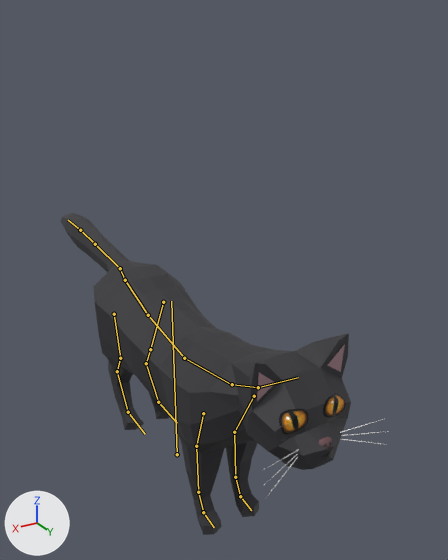
Before and after pictures for a commit that changed the FBX model Draho/Assets/_Draho/Art/Cat/Drahomil.fbx.
Before and after are seen from a 50 mm lens placed at (0.285, 0.6, 0.53), pointed at (-0.082, -0.012, 0.224). Arrows for +X, +Y and +Z are at lower left; the lights stay in place. The picture after the commit comes second. The bones that change, and the others that lie on the model, are drawn over the model as lines.

In view in the first picture: 'DrahomilBody'.
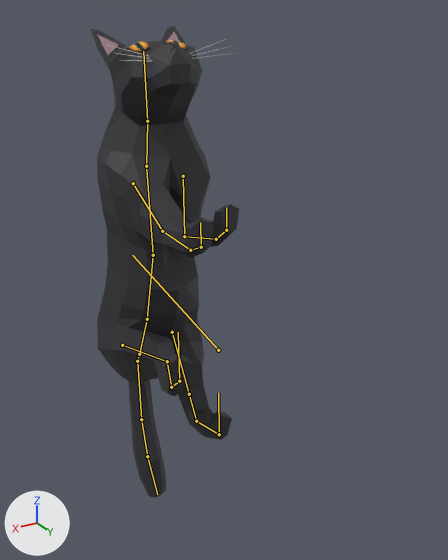
The newer file adds an action. The first version stands in its rest pose; the second is drawn at frame 11 of the action 'DrahomilRig|Climb'.

Boxes (x1, y1, x2, y2) around the edits, measured in the pictures (448 x 560 px):
'DrahomilBody', posed (55% narrower, 46% taller)
    before: (61, 213, 388, 535)
    after: (91, 26, 239, 497)
bone 'Root', root to tip
    before: (177, 454) to (171, 301)
    after: (218, 350) to (132, 255)
bone 'Chest', root to tip
    before: (184, 358) to (230, 384)
    after: (153, 255) to (146, 168)
bone 'Neck', root to tip
    before: (232, 384) to (258, 387)
    after: (146, 166) to (147, 121)
bone 'UpperArm.R', root to tip
    before: (203, 413) to (196, 446)
    after: (133, 183) to (162, 231)
bone 'Forearm.R', root to tip
    before: (196, 446) to (198, 492)
    after: (162, 231) to (190, 250)
bone 'Fingers.R', root to tip
    before: (203, 512) to (214, 527)
    after: (201, 247) to (200, 222)
bone 'UpperArm.L', root to tip
    before: (254, 396) to (234, 432)
    after: (183, 176) to (184, 236)
bone 'Forearm.L', root to tip
    before: (234, 432) to (235, 477)
    after: (184, 236) to (216, 239)
bone 'Fingers.L', root to tip
    before: (240, 496) to (251, 510)
    after: (226, 230) to (226, 207)
bone 'Thigh.L', root to tip
    before: (163, 302) to (150, 349)
    after: (172, 332) to (189, 394)
bone 'Shin.L', root to tip
    before: (150, 349) to (146, 363)
    after: (189, 394) to (196, 421)
bone 'Toe.L', root to tip
    before: (158, 402) to (177, 423)
    after: (219, 434) to (218, 393)
bone 'Tail1', root to tip
    before: (125, 280) to (120, 268)
    after: (139, 354) to (137, 361)
bone 'Tail2', root to tip
    before: (120, 268) to (95, 244)
    after: (137, 361) to (141, 419)
bone 'Tail3', root to tip
    before: (95, 244) to (80, 230)
    after: (141, 419) to (147, 456)
bone 'Tail4', root to tip
    before: (80, 230) to (68, 220)
    after: (147, 456) to (157, 494)
bone 'Thigh.R', root to tip
    before: (114, 314) to (120, 358)
    after: (122, 345) to (167, 361)
bone 'Shin.R', root to tip
    before: (120, 358) to (117, 371)
    after: (167, 361) to (171, 387)
bone 'Toe.R', root to tip
    before: (128, 412) to (145, 434)
    after: (179, 381) to (178, 332)

The change, as a list of edits to the scene's bpy script:
```text
Change bone_root:
    where bone_root = bpy.data.objects['DrahomilRig'].pose.bones['Root']
    bone_root.location: (0.0, 0.0, 0.0) -> (0.108, 0.209, 0.0)
    bone_root.rotation_quaternion: (1.0, 0.0, 0.0, 0.0) -> (0.758, 0.0, 0.0, 0.652)  # degrees (0, 0, 0) -> degrees (0, 0, 81)
Change bone_chest:
    where bone_chest = bpy.data.objects['DrahomilRig'].pose.bones['Chest']  # child of 'Spine'
    bone_chest.rotation_quaternion: (1.0, 0.0, 0.0, 0.0) -> (1.0, 0.0, 0.021, -0.001)  # degrees (0, 0, 0) -> degrees (0, 2, 0)
Change bone_neck:
    where bone_neck = bpy.data.objects['DrahomilRig'].pose.bones['Neck']  # child of 'Chest'
    bone_neck.rotation_quaternion: (1.0, 0.0, 0.0, 0.0) -> (0.969, -0.247, -0.003, -0.01)  # degrees (0, 0, 0) -> degrees (-29, -1, -1)
Change bone_upperarm_r:
    where bone_upperarm_r = bpy.data.objects['DrahomilRig'].pose.bones['UpperArm.R']  # child of 'Chest'
    bone_upperarm_r.rotation_quaternion: (1.0, 0.0, 0.0, 0.0) -> (1.0, -0.011, 0.004, -0.014)  # degrees (0, 0, 0) -> degrees (-1, 0, -2)
Change bone_forearm_r:
    where bone_forearm_r = bpy.data.objects['DrahomilRig'].pose.bones['Forearm.R']  # child of 'UpperArm.R'
    bone_forearm_r.rotation_quaternion: (1.0, 0.0, 0.0, 0.0) -> (0.998, 0.06, 0.0, -0.019)  # degrees (0, 0, 0) -> degrees (7, 0, -2)
Change bone_fingers_r:
    where bone_fingers_r = bpy.data.objects['DrahomilRig'].pose.bones['Fingers.R']  # child of 'Hand.R'
    bone_fingers_r.rotation_quaternion: (1.0, 0.0, 0.0, 0.0) -> (0.997, 0.077, 0.0, -0.004)  # degrees (0, 0, 0) -> degrees (9, 0, -1)
Change bone_upperarm_l:
    where bone_upperarm_l = bpy.data.objects['DrahomilRig'].pose.bones['UpperArm.L']  # child of 'Chest'
    bone_upperarm_l.rotation_quaternion: (1.0, 0.0, 0.0, 0.0) -> (0.951, -0.305, 0.005, -0.052)  # degrees (0, 0, 0) -> degrees (-35, -1, -6)
Change bone_forearm_l:
    where bone_forearm_l = bpy.data.objects['DrahomilRig'].pose.bones['Forearm.L']  # child of 'UpperArm.L'
    bone_forearm_l.rotation_quaternion: (1.0, 0.0, 0.0, 0.0) -> (0.883, 0.46, -0.002, 0.091)  # degrees (0, 0, 0) -> degrees (55, -5, 9)
Change bone_fingers_l:
    where bone_fingers_l = bpy.data.objects['DrahomilRig'].pose.bones['Fingers.L']  # child of 'Hand.L'
    bone_fingers_l.rotation_quaternion: (1.0, 0.0, 0.0, 0.0) -> (0.999, -0.049, 0.0, -0.009)  # degrees (0, 0, 0) -> degrees (-6, 0, -1)
Change bone_thigh_l:
    where bone_thigh_l = bpy.data.objects['DrahomilRig'].pose.bones['Thigh.L']  # child of 'Root'
    bone_thigh_l.rotation_quaternion: (1.0, 0.0, 0.0, 0.0) -> (0.983, -0.024, -0.003, -0.181)  # degrees (0, 0, 0) -> degrees (-3, -1, -21)
Change bone_shin_l:
    where bone_shin_l = bpy.data.objects['DrahomilRig'].pose.bones['Shin.L']  # child of 'Thigh.L'
    bone_shin_l.rotation_quaternion: (1.0, 0.0, 0.0, 0.0) -> (0.992, -0.109, -0.002, 0.069)  # degrees (0, 0, 0) -> degrees (-12, 1, 8)
Change bone_toe_l:
    where bone_toe_l = bpy.data.objects['DrahomilRig'].pose.bones['Toe.L']  # child of 'Foot.L'
    bone_toe_l.rotation_quaternion: (1.0, 0.0, 0.0, 0.0) -> (0.989, 0.144, 0.0, -0.026)  # degrees (0, 0, 0) -> degrees (17, 0, -3)
Change bone_tail1:
    where bone_tail1 = bpy.data.objects['DrahomilRig'].pose.bones['Tail1']  # child of 'Root'
    bone_tail1.rotation_quaternion: (1.0, 0.0, 0.0, 0.0) -> (0.998, -0.06, -0.002, 0.0)  # degrees (0, 0, 0) -> degrees (-7, 0, 0)
Change bone_tail2:
    where bone_tail2 = bpy.data.objects['DrahomilRig'].pose.bones['Tail2']  # child of 'Tail1'
    bone_tail2.rotation_quaternion: (1.0, 0.0, 0.0, 0.0) -> (0.997, -0.06, -0.042, 0.001)  # degrees (0, 0, 0) -> degrees (-7, -5, 0)
Change bone_tail3:
    where bone_tail3 = bpy.data.objects['DrahomilRig'].pose.bones['Tail3']  # child of 'Tail2'
    bone_tail3.rotation_quaternion: (1.0, 0.0, 0.0, 0.0) -> (0.996, -0.06, -0.07, -0.002)  # degrees (0, 0, 0) -> degrees (-7, -8, 0)
Change bone_tail4:
    where bone_tail4 = bpy.data.objects['DrahomilRig'].pose.bones['Tail4']  # child of 'Tail3'
    bone_tail4.rotation_quaternion: (1.0, 0.0, 0.0, 0.0) -> (0.996, -0.06, -0.072, -0.006)  # degrees (0, 0, 0) -> degrees (-7, -8, 0)
Change bone_thigh_r:
    where bone_thigh_r = bpy.data.objects['DrahomilRig'].pose.bones['Thigh.R']  # child of 'Root'
    bone_thigh_r.rotation_quaternion: (1.0, 0.0, 0.0, 0.0) -> (0.96, -0.068, -0.021, 0.27)  # degrees (0, 0, 0) -> degrees (-8, 0, 31)
Change bone_shin_r:
    where bone_shin_r = bpy.data.objects['DrahomilRig'].pose.bones['Shin.R']  # child of 'Thigh.R'
    bone_shin_r.rotation_quaternion: (1.0, 0.0, 0.0, 0.0) -> (0.966, 0.146, 0.007, 0.213)  # degrees (0, 0, 0) -> degrees (17, -3, 25)
Change bone_toe_r:
    where bone_toe_r = bpy.data.objects['DrahomilRig'].pose.bones['Toe.R']  # child of 'Foot.R'
    bone_toe_r.rotation_quaternion: (1.0, 0.0, 0.0, 0.0) -> (0.999, -0.048, 0.0, -0.015)  # degrees (0, 0, 0) -> degrees (-5, 0, -2)
```
